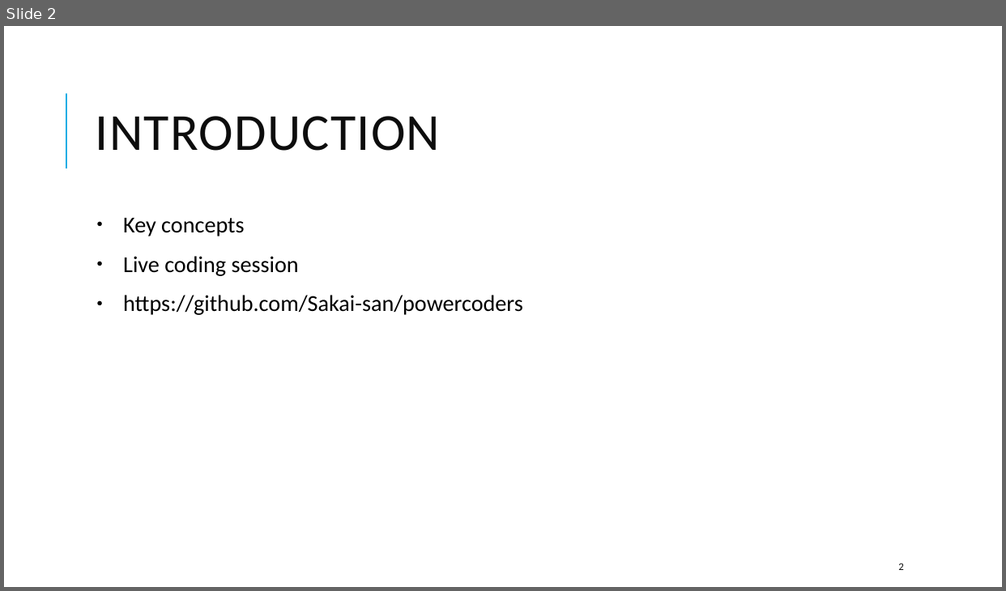
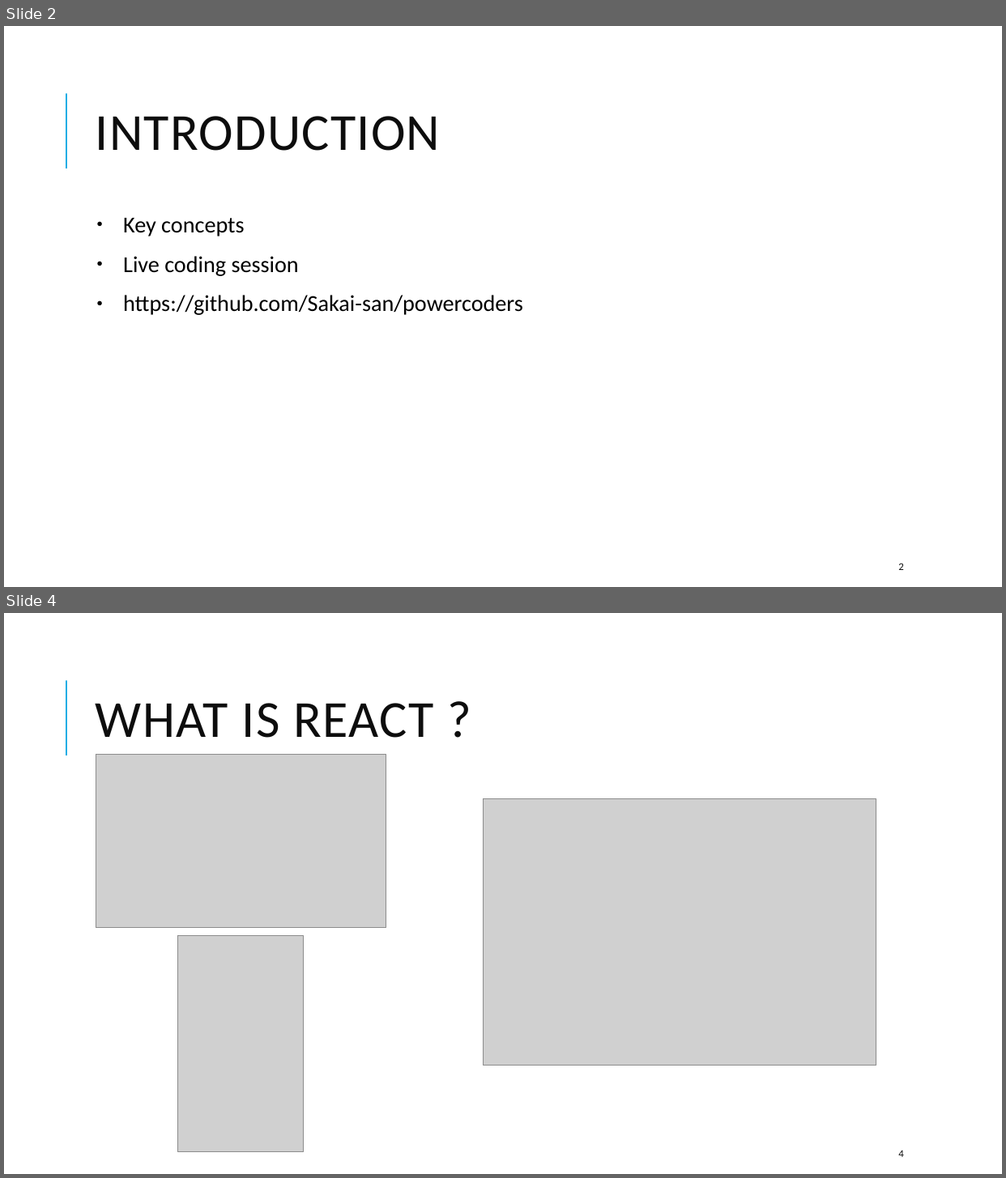
Before and after one commit to Sakai-san/powercoders, a slide deck: reactWorkshop.odp. Shown one above the other, each under a label of ours: slide 2 before the commit, slides 2 and 4 after it; the slides between them are not shown. The pictures are 1006x591 and 1006x1178 pixels, drawn with LibreOffice and Linux fonts; fonts in the diff are those of the drawing; grey boxes stand for pictures. Boxes give left, top, right and bottom in pixels: in the first picture for what was removed or moved away, otherwise in the second. Text is boxed around its words. In the diff, an @@ line names an element or a change of style, - is before the commit and + after.

```diff
--- a/reactWorkshop.odp
+++ b/reactWorkshop.odp
@@ slide 4 added at box(4, 613, 1002, 1174), background #FFFFFF; not listed: 1 template element that a slide beside it also shows @@
@@ title added at box(96, 703, 434, 738), 50 pt, text #0D0D0D @@
+WHAT IS REACT ?
@@ picture added at box(96, 755, 386, 927) @@
@@ picture added at box(484, 798, 877, 1066) @@
@@ picture added at box(177, 936, 304, 1152) @@
@@ page number added at box(898, 1151, 903, 1157), 10 pt, text #0D0D0D @@
+4
```
Also in this commit, not shown: 1 slide changed, 1 other slide added, 1 slide removed.
